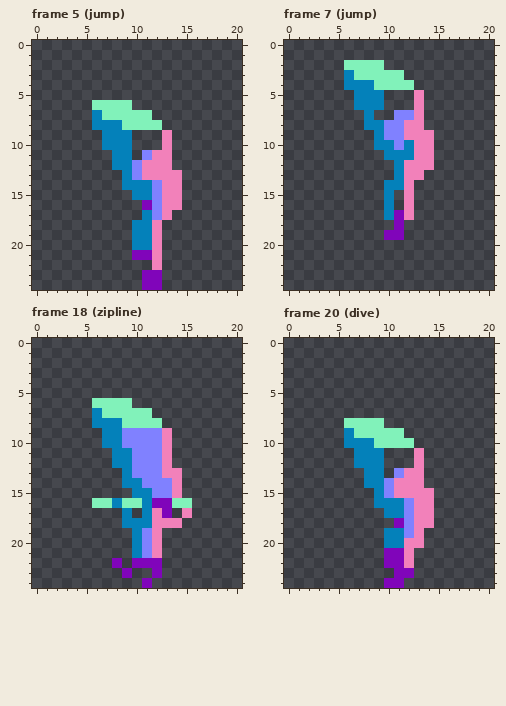
Pixel-art file: aseprite/gnome.aseprite. Above is the file before it was changed.
21x25 pixels, 25 frames. Shown: frame 5 (jump), frame 7 (jump), frame 18 (zipline), frame 20 (dive). The commit also changed other frames, which this record leaves out.
The same view after the edit:
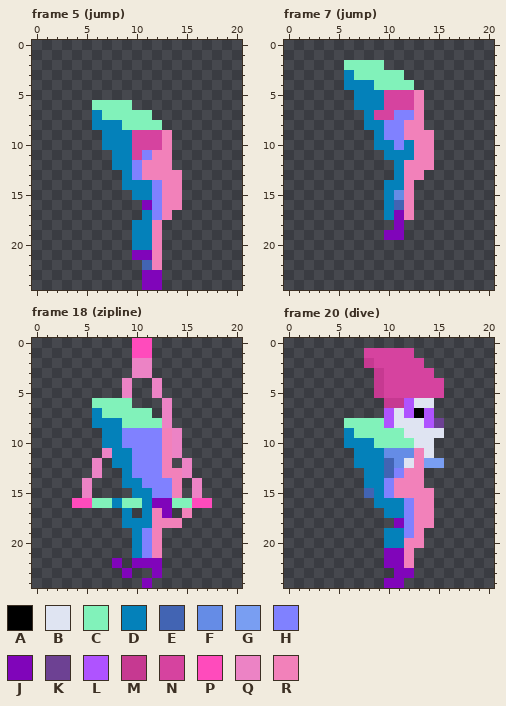
Palette (. is transparent): A #000000  B #dfe4f2  C #81f2ba  D #0481ba  E #4264b3  F #658ce6  G #799ef2  H #8081ff  J #8005ba  K #6d4193  L #af53ff  M #c63991  N #d6439f  P #ff4bbc  Q #ec83c5  R #f281ba
The exact change:
layer "gnome" now shown
layer "head/head" now shown
layer "head/face" now shown
layer "head/beard" now shown
layer "arms" now shown
--- frame 5 (jump), layers "head/head", "gnome"
@@ x 8..14 @@
  8 DCCCC..
- 9 DD...R.
-10 DD...R.
-11 DD.HRR.
+ 9 DDNNNR.
+10 DDNNNR.
+11 DDNHRR.
 12 DDHRRR.
@@ x 9..13 @@
 21 .JJR.
-22 ...R.
+22 ..ER.
 23 ..JJ.
--- frame 7 (jump), layers "head/head", "gnome"
@@ x 7..14 @@
  4 DDCCCC..
- 5 DDD...R.
- 6 DDD...R.
- 7 .D..HHR.
+ 5 DDDNNNR.
+ 6 DDDNNNR.
+ 7 .DNNHHR.
  8 .DDHHRR.
@@ x 9..13 @@
 14 .DDR.
-15 .D.R.
-16 .D.R.
+15 .DFR.
+16 .DER.
 17 .DJR.
--- frame 18 (zipline), layer "arms"
@@ x 0..20 @@
- 0 .....................
- 1 .....................
- 2 .....................
- 3 .....................
- 4 .....................
- 5 .....................
- 6 ......CCCC...........
- 7 ......DCCCCC.........
- 8 ......DDDCCCC........
- 9 .......DDHHHHR.......
-10 .......DDHHHHR.......
-11 ........DDHHHR.......
-12 ........DDHHHR.......
-13 .........DHHHRR......
-14 .........DDHHHR......
-15 ..........DDHHR......
-16 ......CCDCCDJJCC.....
+ 0 ..........PP.........
+ 1 ..........PP.........
+ 2 ..........QQ.........
+ 3 ..........QQ.........
+ 4 .........Q..Q........
+ 5 .........Q..Q........
+ 6 ......CCCC...Q.......
+ 7 ......DCCCCC.Q.......
+ 8 ......DDDCCCCQ.......
+ 9 .......DDHHHHRQ......
+10 .......DDHHHHRQ......
+11 .......QDDHHHRQ......
+12 ......Q.DDHHHR.Q.....
+13 ......Q..DHHHRRQ.....
+14 .....Q...DDHHHR.Q....
+15 .....Q....DDHHR.Q....
+16 ....PPCCDCCDJJCCPP...
 17 .........D.DRJ.R.....
--- frame 20 (dive)
@@ x 6..17 @@
  0 ............
- 1 ............
- 2 ............
- 3 ............
- 4 ............
- 5 ............
- 6 ............
- 7 ............
- 8 CCCC........
- 9 DCCCCC......
-10 DDDCCCC.....
-11 .DDD...R....
-12 .DDD...R....
-13 ..DD.HRR....
+ 1 ..NNNNN.....
+ 2 ..MNNNNN....
+ 3 ...MNNNNN...
+ 4 ...MNNNNNN..
+ 5 ...MNNNNNN..
+ 6 ....MMLBB...
+ 7 ....LBLAL...
+ 8 CCCCLBBBLK..
+ 9 DCCCCCBBBB..
+10 DDDCCCCBB...
+11 .DDDFFFRB...
+12 .DDDEFBRGG..
+13 ..DDEHRR....
 14 ..DDHRRR....
-15 ...DHRRRR...
+15 ..EDHRRRR...
 16 ...DDDHRR...
